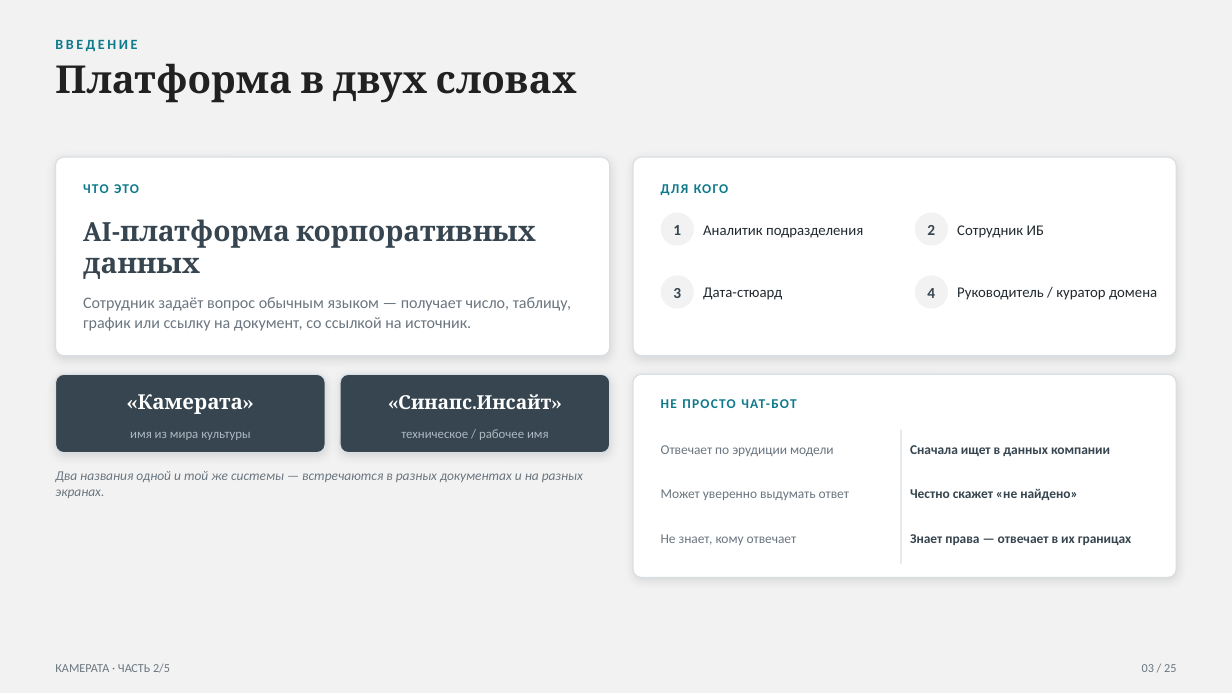
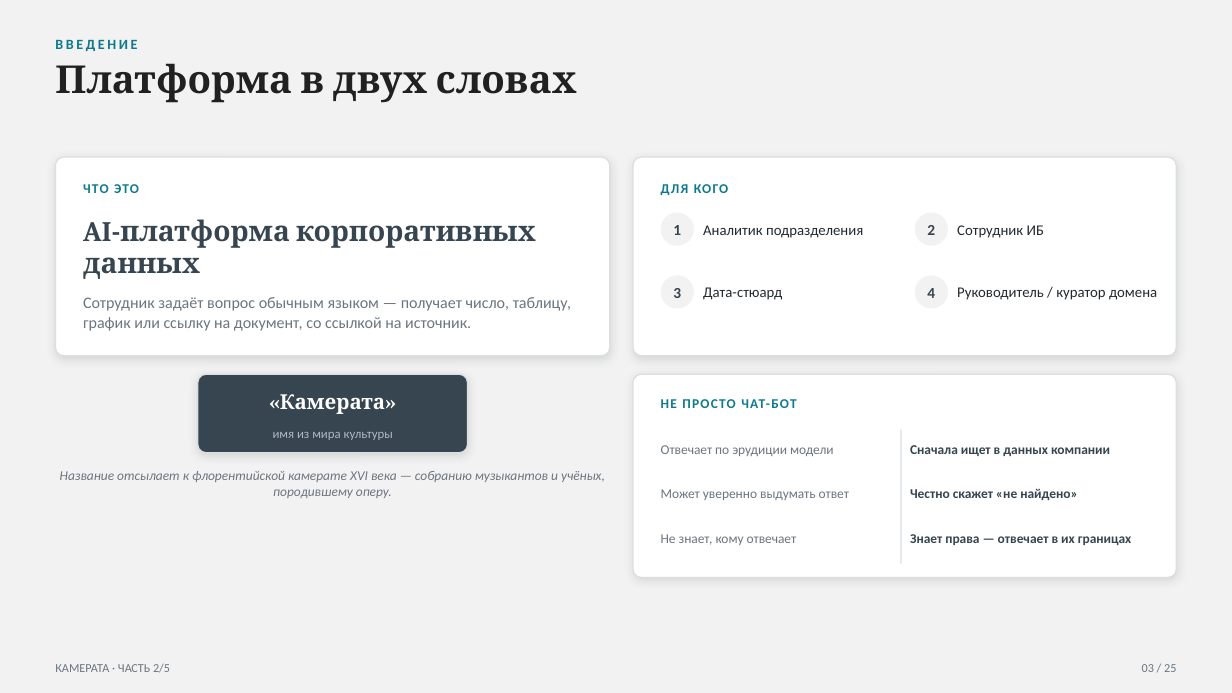
Before and after one commit to vladilslavandrosov-prog/job-RAG, a slide deck: slide 3 of docs/presentations/02-platforma-arhitektura.pptx. Drawn at 1232x693 pixels with LibreOffice and Linux fonts; fonts in the diff are those of the drawing. Boxes give left, top, right and bottom in pixels: in the first picture for what was removed or moved away, otherwise in the second. Text is boxed around its words. In the diff, an @@ line names an element or a change of style, - is before the commit and + after.

```diff
--- a/docs/presentations/02-platforma-arhitektura.pptx
+++ b/docs/presentations/02-platforma-arhitektura.pptx
@@ 2 texts, 1 rounded rectangle: place and size @@
-2 texts, 1 rounded rectangle at box(55, 374, 325, 453)
+2 texts, 1 rounded rectangle at box(198, 374, 468, 453)
@@ rounded rectangle removed at box(340, 374, 610, 453) @@
@@ text removed at box(398, 394, 552, 409) @@
-«Синапс.Инсайт»
@@ text removed at box(401, 429, 549, 440) @@
-техническое / рабочее имя
@@ text at box(60, 471, 605, 498): text changed @@
-Два названия одной и той же системы — встречаются в разных документах и на разных экранах.
+Название отсылает к флорентийской камерате XVI века — собранию музыкантов и учёных, породившему оперу.
```
Also in this commit, not shown: 2 other slides changed, 1 other file.
